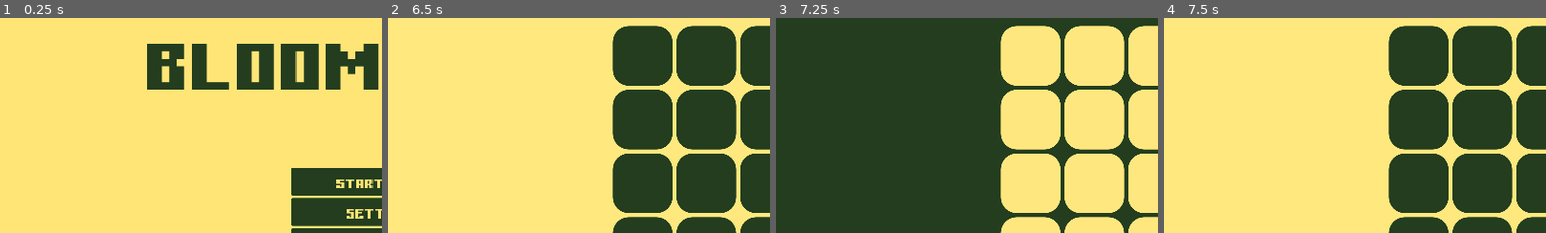
Above: before the commit, frames 1-4 (left to right).
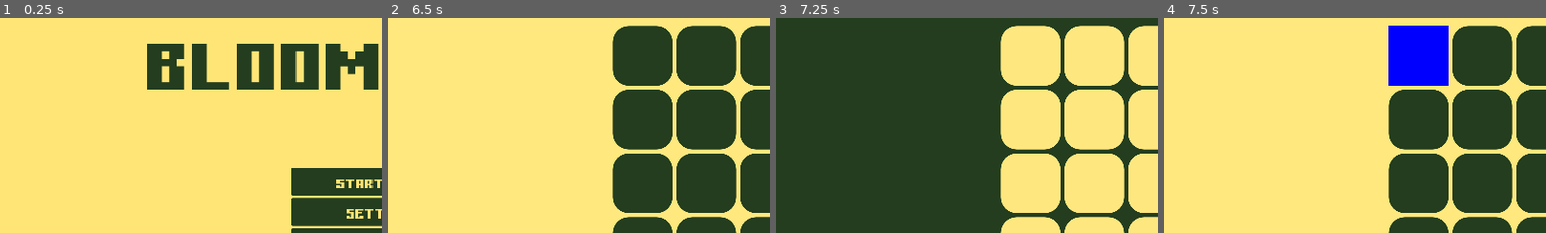
Above: after the commit, the same moments.

Repository: Abdullah-Younas/BloomWars
Game: Godot game, scene res://Scenes/MainMenu.tscn
Same seed, same stepped clock (60 frames per second), same inputs: the game is played once before the commit and once after it. Sound files missing from this copy of the repository are replaced by a short silence.
Inputs (mouse positions are % of the whole screen's width and height, from its top left):
- Up to frame 1 (0.25 s): no input
- Up to frame 2 (6.5 s): click "START GAME" at 0.5 s; click "FRIEND" at 1.25 s; tap Enter at 2, 3.5, 5 s; move the mouse to (72, 45) at 2.02 s; click (72, 45) at 2.17 s; tap Space at 2.75, 4.25, 5.75 s; move the mouse to (30, 55) at 2.77 s; click (30, 55) at 2.92 s; move the mouse to (60, 28) at 3.52 s; click (60, 28) at 3.67 s; move the mouse to (45, 70) at 4.27 s; click (45, 70) at 4.42 s; move the mouse to (80, 65) at 5.02 s; click (80, 65) at 5.17 s; move the mouse to (20, 35) at 5.77 s; click (20, 35) at 5.92 s
- Up to frame 3 (7.25 s): move the mouse to (55, 50) at 6.52 s; click (55, 50) at 6.67 s
- Up to frame 4 (7.5 s): move the mouse to (35, 25) at 7.27 s; click (35, 25) at 7.42 s
The pictures show only the part of the screen within x 0-50%, y 12-62%; the shares and areas given below are measured in that part.

Frames 1-3 are identical in both runs. In frame 4, 4.4% of the frame differs, in the area x 58-75%, y 3-32%.

Commit message:
BloomWarsV0.30

Diff:
--- a/BloomWars/Assets/Textures/Grid.svg
+++ /dev/null
@@ -1,45 +0,0 @@
-<?xml version="1.0" standalone="no"?>
-<!DOCTYPE svg PUBLIC "-//W3C//DTD SVG 20010904//EN"
- "http://www.w3.org/TR/2001/REC-SVG-20010904/DTD/svg10.dtd">
-<svg version="1.0" xmlns="http://www.w3.org/2000/svg"
- width="600.000000pt" height="600.000000pt" viewBox="0 0 600.000000 600.000000"
- preserveAspectRatio="xMidYMid meet">
-
-<g transform="translate(0.000000,600.000000) scale(0.100000,-0.100000)"
-fill="#000000" stroke="none">
-<path d="M0 3000 l0 -3000 3000 0 3000 0 0 3000 0 3000 -3000 0 -3000 0 0
--3000z m333 2699 c22 -2 22 -2 0 -6 -15 -3 -23 -12 -24 -26 -2 -22 -2 -22 -6
-1 -3 14 -12 22 -26 23 -22 2 -22 2 1 6 14 3 22 12 23 26 2 22 2 22 6 0 3 -15
-12 -23 26 -24z m1800 0 c22 -2 22 -2 0 -6 -13 -2 -23 -12 -24 -21 0 -14 -2
--14 -6 -2 -3 8 -11 18 -17 22 -8 5 -7 8 2 8 6 0 13 10 13 23 l2 22 4 -22 c3
--15 12 -23 26 -24z m1778 -29 c-5 -24 -6 -24 -9 -2 -2 14 -11 22 -25 23 -22 2
--22 2 1 6 14 3 22 12 23 26 1 20 2 20 8 -3 4 -14 5 -36 2 -50z m1822 29 c22
--2 22 -2 0 -6 -15 -3 -23 -12 -24 -26 -2 -22 -2 -22 -6 1 -3 14 -12 22 -26 23
--22 2 -22 2 1 6 14 3 22 12 23 26 2 22 2 22 6 0 3 -15 12 -23 26 -24z m-3600
--1800 c22 -2 22 -2 0 -6 -15 -3 -23 -12 -24 -26 -2 -22 -2 -22 -6 1 -3 14 -12
-22 -26 23 -22 2 -22 2 1 6 14 3 22 12 23 26 2 22 2 22 6 0 3 -15 12 -23 26
--24z m1800 0 c22 -2 22 -2 0 -6 -13 -2 -24 -12 -24 -21 -1 -15 -2 -15 -6 1 -2
-9 -14 18 -26 18 -22 2 -22 2 1 6 14 3 22 12 23 26 2 22 2 22 6 0 3 -15 12 -23
-26 -24z m1800 0 c22 -2 22 -2 0 -6 -15 -3 -23 -12 -24 -26 -2 -22 -2 -22 -6 1
--3 14 -12 22 -26 23 -22 2 -22 2 1 6 14 3 22 12 23 26 2 22 2 22 6 0 3 -15 12
--23 26 -24z m-5403 -2 c12 -4 11 -6 -2 -6 -11 -1 -19 -10 -19 -23 l-2 -23 -4
-23 c-3 14 -12 22 -26 23 -22 2 -22 2 1 6 12 2 22 10 22 16 0 9 2 9 8 1 4 -6
-14 -14 22 -17z m3 -1798 c22 -2 22 -2 0 -6 -15 -3 -23 -12 -24 -26 -2 -22 -2
--22 -6 1 -3 14 -12 22 -26 23 -22 2 -22 2 1 6 14 3 22 12 23 26 2 22 2 22 6 0
-3 -15 12 -23 26 -24z m1795 0 c15 -1 15 -2 0 -6 -10 -2 -19 -14 -19 -26 -2
--22 -2 -22 -6 1 -3 14 -12 22 -26 23 -22 2 -22 2 1 6 14 3 22 12 23 26 2 22 2
-22 6 0 2 -13 12 -24 21 -24z m1805 0 c22 -2 22 -2 0 -6 -15 -3 -23 -12 -24
--26 -2 -22 -2 -22 -6 1 -3 14 -12 22 -26 23 -22 2 -22 2 1 6 14 3 22 12 23 26
-2 22 2 22 6 0 3 -15 12 -23 26 -24z m1800 0 c21 -1 21 -2 2 -6 -11 -3 -23 -10
--27 -17 -6 -8 -8 -7 -8 2 0 6 -10 13 -22 13 l-23 2 23 4 c14 3 22 12 23 26 2
-22 2 22 6 0 3 -15 12 -23 26 -24z m-5400 -1800 c21 -1 21 -2 2 -6 -11 -3 -23
--10 -27 -17 -6 -8 -8 -7 -8 2 0 6 -10 13 -22 13 l-23 2 23 4 c14 3 22 12 23
-26 2 22 2 22 6 0 3 -15 12 -23 26 -24z m1800 0 c22 -2 22 -2 0 -6 -15 -3 -23
--12 -24 -26 -2 -22 -2 -22 -6 1 -3 14 -12 22 -26 23 -22 2 -22 2 1 6 14 3 22
-12 23 26 2 22 2 22 6 0 3 -15 12 -23 26 -24z m1800 0 c22 -2 22 -2 0 -6 -15
--3 -23 -12 -24 -26 -2 -22 -2 -22 -6 1 -3 14 -12 22 -26 23 -22 2 -22 2 1 6
-14 3 22 12 23 26 2 22 2 22 6 0 3 -15 12 -23 26 -24z m1800 0 c22 -2 22 -2 0
--6 -15 -3 -23 -12 -24 -26 -2 -22 -2 -22 -6 1 -3 14 -12 22 -26 23 -22 2 -22
-2 1 6 14 3 22 12 23 26 2 22 2 22 6 0 3 -15 12 -23 26 -24z"/>
-</g>
-</svg>
--- a/BloomWars/Assets/Textures/icon.svg
+++ /dev/null
@@ -1 +0,0 @@
-<svg height="128" width="128" xmlns="http://www.w3.org/2000/svg"><rect x="2" y="2" width="124" height="124" rx="14" fill="#363d52" stroke="#212532" stroke-width="4"/><g transform="scale(.101) translate(122 122)"><g fill="#fff"><path d="M105 673v33q407 354 814 0v-33z"/><path fill="#478cbf" d="m105 673 152 14q12 1 15 14l4 67 132 10 8-61q2-11 15-15h162q13 4 15 15l8 61 132-10 4-67q3-13 15-14l152-14V427q30-39 56-81-35-59-83-108-43 20-82 47-40-37-88-64 7-51 8-102-59-28-123-42-26 43-46 89-49-7-98 0-20-46-46-89-64 14-123 42 1 51 8 102-48 27-88 64-39-27-82-47-48 49-83 108 26 42 56 81zm0 33v39c0 276 813 276 813 0v-39l-134 12-5 69q-2 10-14 13l-162 11q-12 0-16-11l-10-65H447l-10 65q-4 11-16 11l-162-11q-12-3-14-13l-5-69z"/><path d="M483 600c3 34 55 34 58 0v-86c-3-34-55-34-58 0z"/><circle cx="725" cy="526" r="90"/><circle cx="299" cy="526" r="90"/></g><g fill="#414042"><circle cx="307" cy="532" r="60"/><circle cx="717" cy="532" r="60"/></g></g></svg>
--- a/BloomWars/Assets/Vfx/default_bus_layout.tres
+++ b/BloomWars/Assets/Vfx/default_bus_layout.tres
@@ -1,4 +1,4 @@
 [gd_resource type="AudioBusLayout" format=3 uid="uid://dxubofk2aftjk"]
 
 [resource]
-bus/0/volume_db = -0.923751
+bus/0/volume_db = 0.0694828
--- a/BloomWars/Scenes/MainGame.tscn
+++ b/BloomWars/Scenes/MainGame.tscn
@@ -1,8 +1,9 @@
-[gd_scene load_steps=16 format=3 uid="uid://bdb486pk62er2"]
+[gd_scene load_steps=17 format=3 uid="uid://bdb486pk62er2"]
 
 [ext_resource type="Texture2D" uid="uid://c3hqyq04y11tb" path="res://Assets/LightBG.png" id="1_myymi"]
 [ext_resource type="Script" path="res://Scenes/MainGame.gd" id="1_s0qov"]
 [ext_resource type="Texture2D" uid="uid://dxj4lr2187ex7" path="res://Assets/UISemiCircle4Light.png" id="2_tcnmq"]
+[ext_resource type="Script" path="res://Scripts/Label.gd" id="3_bswlg"]
 [ext_resource type="Texture2D" uid="uid://o8aad267hmvs" path="res://Assets/DarkBG.png" id="4_aj7nr"]
 [ext_resource type="FontFile" uid="uid://ck7n44exy53bg" path="res://Assets/Fonts/Gamer.ttf" id="5_h67eh"]
 [ext_resource type="Texture2D" uid="uid://dnti3g7n7lsb1" path="res://Assets/UISemiCircle4Dark.png" id="5_j07mi"]
@@ -80,7 +81,9 @@
 [node name="Label" type="Label" parent="DarkMode/GridContainerD"]
 custom_minimum_size = Vector2(150, 150)
 layout_mode = 2
-theme_override_styles/normal = SubResource("StyleBoxFlat_ajusl")
+mouse_filter = 0
+theme_override_styles/normal = SubResource("StyleBoxFlat_ajusl")
+script = ExtResource("3_bswlg")
 
 [node name="Label2" type="Label" parent="DarkMode/GridContainerD"]
 custom_minimum_size = Vector2(150, 150)
@@ -296,7 +299,9 @@
 [node name="Label" type="Label" parent="LightMode/GridContainerL"]
 custom_minimum_size = Vector2(150, 150)
 layout_mode = 2
-theme_override_styles/normal = SubResource("StyleBoxFlat_a43gy")
+mouse_filter = 0
+theme_override_styles/normal = SubResource("StyleBoxFlat_a43gy")
+script = ExtResource("3_bswlg")
 
 [node name="Label2" type="Label" parent="LightMode/GridContainerL"]
 custom_minimum_size = Vector2(150, 150)
@@ -482,5 +487,7 @@
 theme_override_styles/focus = SubResource("StyleBoxFlat_b1xo8")
 text = "EXIT"
 
+[connection signal="gui_input" from="DarkMode/GridContainerD/Label" to="DarkMode/GridContainerD/Label" method="_on_gui_input"]
 [connection signal="pressed" from="DarkMode/Exit2M" to="." method="_on_exit_2m_pressed"]
+[connection signal="gui_input" from="LightMode/GridContainerL/Label" to="LightMode/GridContainerL/Label" method="_on_gui_input"]
 [connection signal="pressed" from="LightMode/Exit2M" to="." method="_on_exit_2m_pressed"]
--- a/BloomWars/Scenes/MainMenu.tscn
+++ b/BloomWars/Scenes/MainMenu.tscn
@@ -3,8 +3,8 @@
 [ext_resource type="Script" path="res://Scripts/MainMenu.gd" id="1_afj6i"]
 [ext_resource type="FontFile" uid="uid://ck7n44exy53bg" path="res://Assets/Fonts/Gamer.ttf" id="3_3nack"]
 [ext_resource type="Script" path="res://Scripts/AudioControl.gd" id="4_bjmfv"]
+[ext_resource type="AudioStream" uid="uid://deqp4kowprer2" path="res://Assets/Vfx/BloomCalm.mp3" id="5_8epet"]
 [ext_resource type="Script" path="res://Scripts/CheckButton.gd" id="5_umdro"]
-[ext_resource type="AudioStream" uid="uid://bxrtxqdnnm3ty" path="res://Assets/Vfx/DrumLoopMP3.mp3" id="6_3rtje"]
 
 [sub_resource type="StyleBoxFlat" id="StyleBoxFlat_qkp56"]
 bg_color = Color(0.996094, 0.898438, 0.460938, 1)
@@ -247,7 +247,7 @@
 theme_override_styles/slider = SubResource("StyleBoxLine_47dgq")
 theme_override_styles/grabber_area = SubResource("StyleBoxLine_tbehd")
 theme_override_styles/grabber_area_highlight = SubResource("StyleBoxLine_o11ij")
-min_value = -60.0
+min_value = -35.0
 max_value = 0.0
 script = ExtResource("4_bjmfv")
 audio_bus_name = "Master"
@@ -320,7 +320,7 @@
 text = "BACK"
 
 [node name="Music" type="AudioStreamPlayer2D" parent="."]
-stream = ExtResource("6_3rtje")
+stream = ExtResource("5_8epet")
 autoplay = true
 
 [node name="GameModePanel" type="Panel" parent="."]
--- /dev/null
+++ b/BloomWars/Scripts/Label.gd
@@ -0,0 +1,19 @@
+extends Label
+
+var clicked := false
+var player1 := false
+
+func _on_gui_input(event):
+	if event is InputEventMouseButton and event.button_index == MOUSE_BUTTON_LEFT and event.pressed and !clicked:
+		if player1:
+			var style = StyleBoxFlat.new()
+			style.bg_color = Color.RED
+			add_theme_stylebox_override("normal", style)
+			player1 = false
+			clicked = true
+		elif !player1:
+			var style = StyleBoxFlat.new()
+			style.bg_color = Color.BLUE
+			add_theme_stylebox_override("normal", style)
+			player1 = true
+			clicked = true
Binary file removed: BloomWars/Assets/Textures/Grid.jpg
Not shown, removed: BloomWars/Assets/Textures/Grid.svg.import
Not shown, removed: BloomWars/Assets/Textures/RED.png.import
Binary file removed: BloomWars/Assets/Textures/RED2 (1).png
Not shown, removed: BloomWars/Assets/Textures/RED2 (1).png.import
Not shown, removed: BloomWars/Assets/Textures/icon.svg.import
Not shown, added: BloomWars/Assets/Vfx/BloomCalm.mp3.import
Not shown, removed: BloomWars/Assets/Vfx/DrumLoopMP3.mp3.import
Not shown, changed: BloomWars/Assets/Textures/RED.png
Not shown, added: BloomWars/Assets/Vfx/BloomCalm.mp3
Not shown, removed: BloomWars/Assets/Vfx/DrumLoopMP3.mp3
